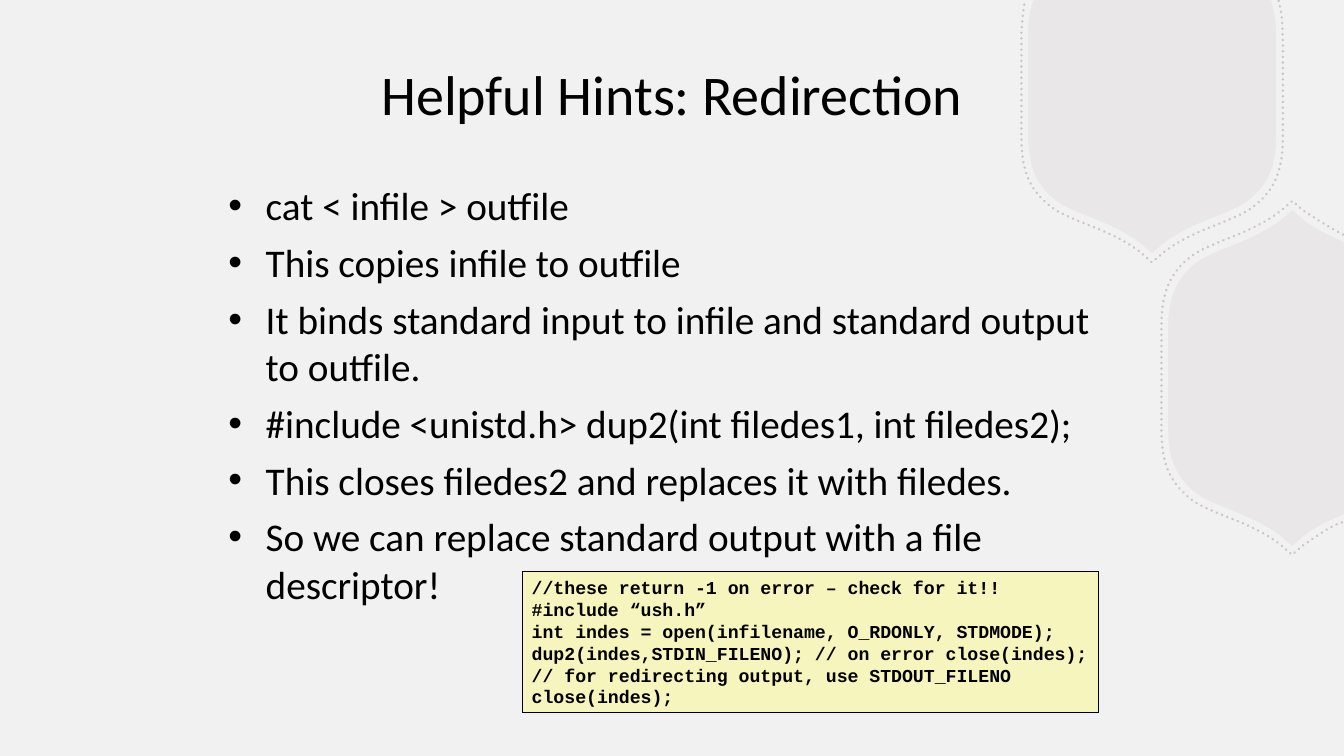
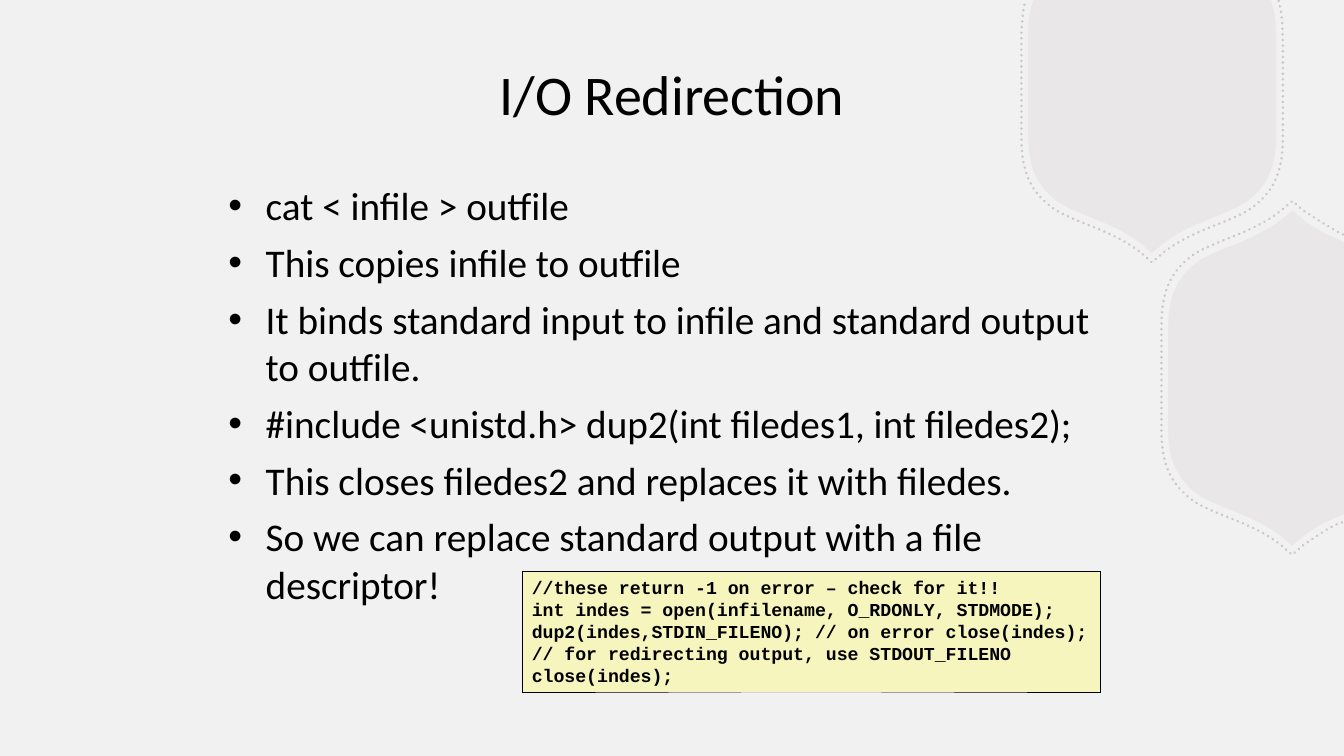
Before and after one commit to BillJr99/Ursinus-CS376, a slide deck: slide 67 of files/lectures/shellipc.pptx (slide 79 before the commit). Drawn at 1344x756 pixels with LibreOffice and Linux fonts; fonts in the diff are those of the drawing. Boxes give left, top, right and bottom in pixels: in the first picture for what was removed or moved away, otherwise in the second. Text is boxed around its words. In the diff, an @@ line names an element or a change of style, - is before the commit and + after.

```diff
--- a/files/lectures/shellipc.pptx
+++ b/files/lectures/shellipc.pptx
@@ text at (x1=499, y1=76, x2=845, y2=118): text changed @@
-Helpful Hints: Redirection
+I/O Redirection
@@ rectangle "//these return -1 on error ..." resized from (x1=522, y1=572, x2=1099, y2=713) to (x1=522, y1=572, x2=1101, y2=693) @@
@@ text in rectangle at (x1=532, y1=603, x2=706, y2=616): paragraph removed @@
-#include “ush.h”
```
Also in this commit, not shown: 4 other slides changed, 1 slide added, 16 slides removed.
